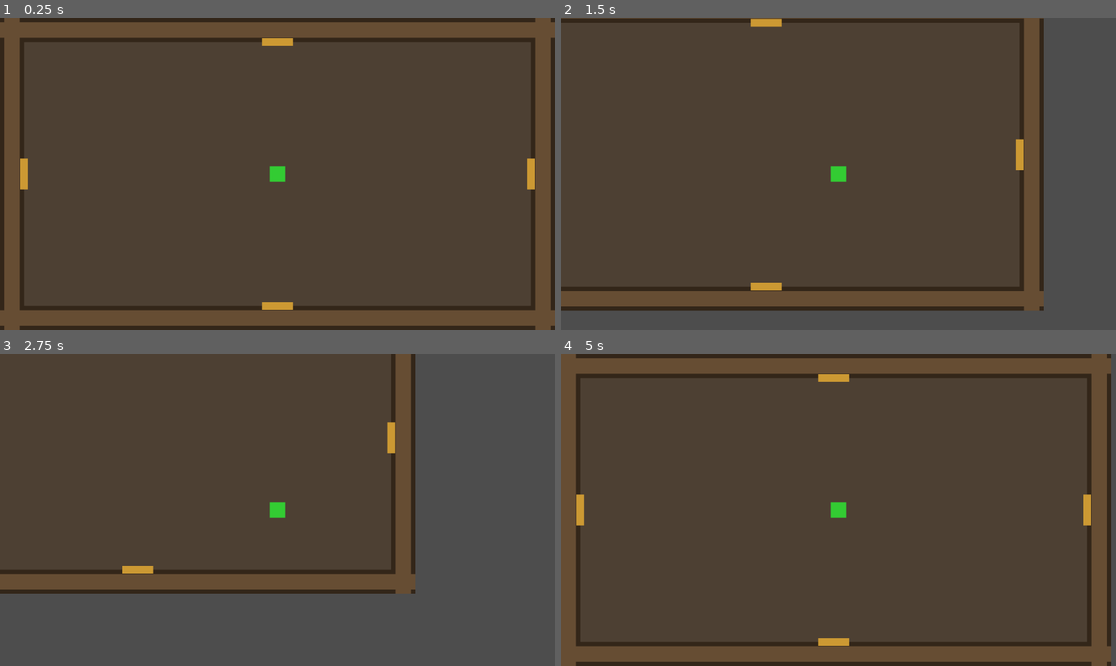
Above: before the commit, frames 1-4 (two rows, left to right).
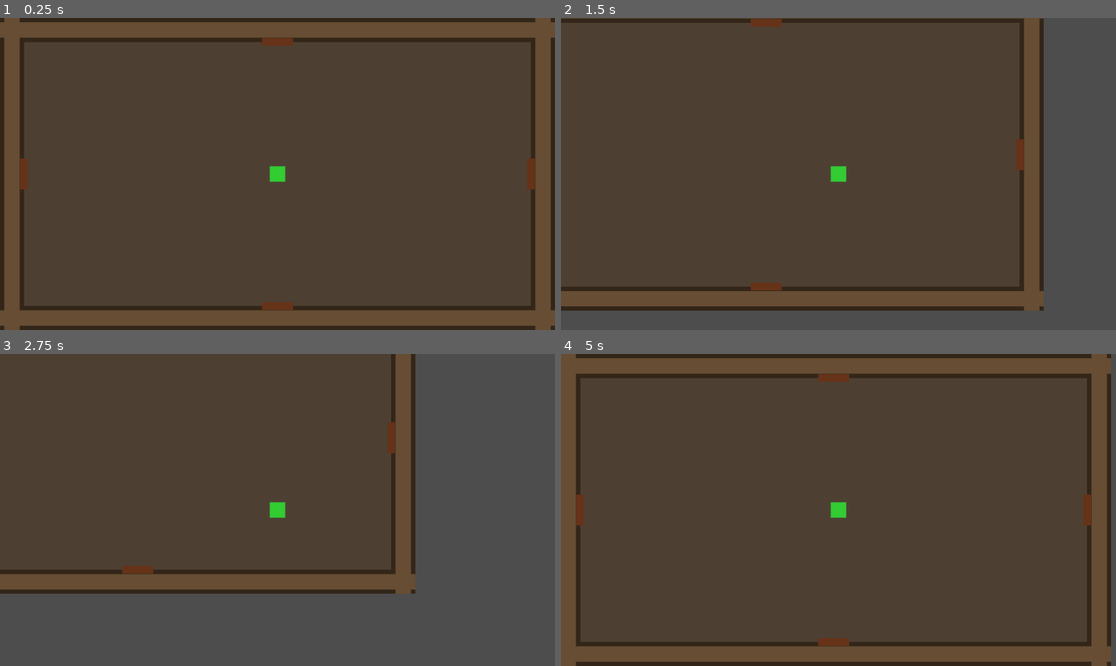
Above: after the commit, the same moments.

Repository: Jonasi-Deetens/EcoCrawler
Game: Godot game, scene res://scenes/DungeonRoom.tscn
The game is run twice, just before and just after one commit, with the same random seed, the same clock (stepped at 60 frames per second) and the same inputs. This scene is started directly instead of the project's main scene.
Inputs (mouse positions are in pixels of both pictures, inside the frame that each line leads up to):
- Up to frame 1 (0.25 s): no input
- Up to frame 2 (1.5 s): tap Enter (ui_accept) at 0.5, 0.77 s; move the mouse to (960, 158) at 0.52 s; hold Right (ui_right) 0.53-1.28 s; click (960, 158) at 0.67 s; move the mouse to (727, 189) at 1.27 s; hold Down (ui_down) from 1.28 s (still down); click (727, 189) at 1.42 s
- Up to frame 3 (2.75 s): tap Enter (ui_accept) at 1.52 s; move the mouse to (333, 441) at 2.02 s; release Down (ui_down) at 2.03 s; hold Right (ui_right) from 2.03 s (still down); click (333, 441) at 2.17 s
- Up to frame 4 (5 s): move the mouse to (810, 572) at 2.77 s; release Right (ui_right) at 2.78 s; hold Up (ui_up) 2.78-3.53 s; click (810, 572) at 2.92 s; tap Enter (ui_accept) at 3.02, 3.77, 4.52 s; move the mouse to (1005, 556) at 3.52 s; hold Left (ui_left) from 3.53 s (still down); click (1005, 556) at 3.67 s; move the mouse to (672, 463) at 4.27 s; click (672, 463) at 4.42 s

The runs differ from the first frame. In frame 1, 0.6% of the frame differs, in the area x 3-97%, y 6-94%; in frame 2, 0.4%; in frame 3, 0.3%; in frame 4, 0.6%.

Commit message:
Added collision to walls and door opening system

Diff:
--- a/scenes/DungeonRoom.tscn
+++ b/scenes/DungeonRoom.tscn
@@ -8,6 +8,18 @@
 
 [sub_resource type="RectangleShape2D" id="RectangleShape2D_1"]
 size = Vector2(32, 32)
+
+[sub_resource type="RectangleShape2D" id="RectangleShape2D_WallHorizontal"]
+size = Vector2(1152, 32)
+
+[sub_resource type="RectangleShape2D" id="RectangleShape2D_WallVertical"]
+size = Vector2(32, 648)
+
+[sub_resource type="RectangleShape2D" id="RectangleShape2D_DoorHorizontal"]
+size = Vector2(64, 16)
+
+[sub_resource type="RectangleShape2D" id="RectangleShape2D_DoorVertical"]
+size = Vector2(16, 64)
 
 [node name="DungeonRoom" type="Node2D"]
 script = ExtResource("1_0x8m3")
@@ -28,9 +40,11 @@
 
 [node name="WallTop" type="StaticBody2D" parent="Walls"]
 position = Vector2(576, 25)
+collision_layer = 2
+collision_mask = 1
 
 [node name="CollisionShape2D" type="CollisionShape2D" parent="Walls/WallTop"]
-shape = SubResource("RectangleShape2D_1")
+shape = SubResource("RectangleShape2D_WallHorizontal")
 
 [node name="ColorRect" type="ColorRect" parent="Walls/WallTop"]
 offset_left = -576.0
@@ -41,9 +55,11 @@
 
 [node name="WallBottom" type="StaticBody2D" parent="Walls"]
 position = Vector2(576, 623)
+collision_layer = 2
+collision_mask = 1
 
 [node name="CollisionShape2D2" type="CollisionShape2D" parent="Walls/WallBottom"]
-shape = SubResource("RectangleShape2D_1")
+shape = SubResource("RectangleShape2D_WallHorizontal")
 
 [node name="ColorRect2" type="ColorRect" parent="Walls/WallBottom"]
 offset_left = -576.0
@@ -54,9 +70,11 @@
 
 [node name="WallLeft" type="StaticBody2D" parent="Walls"]
 position = Vector2(25, 324)
+collision_layer = 2
+collision_mask = 1
 
 [node name="CollisionShape2D3" type="CollisionShape2D" parent="Walls/WallLeft"]
-shape = SubResource("RectangleShape2D_1")
+shape = SubResource("RectangleShape2D_WallVertical")
 
 [node name="ColorRect3" type="ColorRect" parent="Walls/WallLeft"]
 offset_left = -16.0
@@ -67,9 +85,11 @@
 
 [node name="WallRight" type="StaticBody2D" parent="Walls"]
 position = Vector2(1127, 324)
+collision_layer = 2
+collision_mask = 1
 
 [node name="CollisionShape2D4" type="CollisionShape2D" parent="Walls/WallRight"]
-shape = SubResource("RectangleShape2D_1")
+shape = SubResource("RectangleShape2D_WallVertical")
 
 [node name="ColorRect4" type="ColorRect" parent="Walls/WallRight"]
 offset_left = -16.0
@@ -80,13 +100,27 @@
 
 [node name="Exits" type="Node2D" parent="."]
 
+[node name="DoorBlockerNorth" type="StaticBody2D" parent="Exits"]
+position = Vector2(576, 50)
+collision_layer = 2
+collision_mask = 1
+
+[node name="CollisionShape2D" type="CollisionShape2D" parent="Exits/DoorBlockerNorth"]
+shape = SubResource("RectangleShape2D_1")
+
 [node name="ExitNorth" type="Area2D" parent="Exits"]
 position = Vector2(576, 50)
 script = ExtResource("4_0x8m6")
 exit_direction = "north"
+is_door_open = false
+collision_layer = 4
+collision_mask = 1
+monitoring = true
+monitorable = true
+input_pickable = true
 
 [node name="CollisionShape2D5" type="CollisionShape2D" parent="Exits/ExitNorth"]
-shape = SubResource("RectangleShape2D_1")
+shape = SubResource("RectangleShape2D_DoorHorizontal")
 
 [node name="ColorRect5" type="ColorRect" parent="Exits/ExitNorth"]
 offset_left = -32.0
@@ -95,13 +129,27 @@
 offset_bottom = 8.0
 color = Color(0.8, 0.6, 0.2, 1)
 
+[node name="DoorBlockerSouth" type="StaticBody2D" parent="Exits"]
+position = Vector2(576, 598)
+collision_layer = 2
+collision_mask = 1
+
+[node name="CollisionShape2D" type="CollisionShape2D" parent="Exits/DoorBlockerSouth"]
+shape = SubResource("RectangleShape2D_1")
+
 [node name="ExitSouth" type="Area2D" parent="Exits"]
 position = Vector2(576, 598)
 script = ExtResource("4_0x8m6")
 exit_direction = "south"
+is_door_open = false
+collision_layer = 4
+collision_mask = 1
+monitoring = true
+monitorable = true
+input_pickable = true
 
 [node name="CollisionShape2D6" type="CollisionShape2D" parent="Exits/ExitSouth"]
-shape = SubResource("RectangleShape2D_1")
+shape = SubResource("RectangleShape2D_DoorHorizontal")
 
 [node name="ColorRect6" type="ColorRect" parent="Exits/ExitSouth"]
 offset_left = -32.0
@@ -110,13 +158,24 @@
 offset_bottom = 8.0
 color = Color(0.8, 0.6, 0.2, 1)
 
+[node name="DoorBlockerEast" type="StaticBody2D" parent="Exits"]
+position = Vector2(1102, 324)
+collision_layer = 2
+collision_mask = 1
+
+[node name="CollisionShape2D" type="CollisionShape2D" parent="Exits/DoorBlockerEast"]
+shape = SubResource("RectangleShape2D_1")
+
 [node name="ExitEast" type="Area2D" parent="Exits"]
 position = Vector2(1102, 324)
 script = ExtResource("4_0x8m6")
 exit_direction = "east"
+is_door_open = false
+collision_layer = 4
+collision_mask = 1
 
 [node name="CollisionShape2D7" type="CollisionShape2D" parent="Exits/ExitEast"]
-shape = SubResource("RectangleShape2D_1")
+shape = SubResource("RectangleShape2D_DoorVertical")
 
 [node name="ColorRect7" type="ColorRect" parent="Exits/ExitEast"]
 offset_left = -8.0
@@ -125,13 +184,24 @@
 offset_bottom = 32.0
 color = Color(0.8, 0.6, 0.2, 1)
 
+[node name="DoorBlockerWest" type="StaticBody2D" parent="Exits"]
+position = Vector2(50, 324)
+collision_layer = 2
+collision_mask = 1
+
+[node name="CollisionShape2D" type="CollisionShape2D" parent="Exits/DoorBlockerWest"]
+shape = SubResource("RectangleShape2D_1")
+
 [node name="ExitWest" type="Area2D" parent="Exits"]
 position = Vector2(50, 324)
 script = ExtResource("4_0x8m6")
 exit_direction = "west"
+is_door_open = false
+collision_layer = 4
+collision_mask = 1
 
 [node name="CollisionShape2D8" type="CollisionShape2D" parent="Exits/ExitWest"]
-shape = SubResource("RectangleShape2D_1")
+shape = SubResource("RectangleShape2D_DoorVertical")
 
 [node name="ColorRect8" type="ColorRect" parent="Exits/ExitWest"]
 offset_left = -8.0
@@ -143,6 +213,8 @@
 [node name="Player" type="CharacterBody2D" parent="."]
 position = Vector2(576, 324)
 script = ExtResource("2_0x8m4")
+collision_layer = 1
+collision_mask = 6
 
 [node name="CollisionShape2D9" type="CollisionShape2D" parent="Player"]
 shape = SubResource("RectangleShape2D_1")
@@ -165,6 +237,7 @@
 anchors_preset = 15
 anchor_right = 1.0
 anchor_bottom = 1.0
+mouse_filter = 2
 script = ExtResource("5_0x8m7")
 
 [node name="RoomLabel" type="Label" parent="UI"]
--- a/scripts/DungeonRoom.gd
+++ b/scripts/DungeonRoom.gd
@@ -17,12 +17,15 @@
 	# Initialize the room
 	_update_room_display()
 
+	# Show door instructions
+	show_door_instructions()
+
 func _connect_signals():
 	"""Connect all component signals"""
-	# Connect exit signals
+	# Connect door signals
 	for exit in $Exits.get_children():
-		if exit.has_signal("exit_triggered"):
-			exit.exit_triggered.connect(_on_exit_triggered)
+		if exit.has_signal("door_toggled"):
+			exit.door_toggled.connect(_on_door_toggled)
 
 	# Connect dungeon manager signals
 	dungeon_manager.room_changed.connect(_on_room_changed)
@@ -30,8 +33,13 @@
 	# Connect UI signals
 	game_ui.back_to_menu_requested.connect(_on_back_to_menu_requested)
 
-func _on_exit_triggered(direction: String):
-	"""Handle exit trigger from ExitHandler"""
+func _on_door_toggled(direction: String, is_open: bool):
+	"""Handle door toggle from ExitHandler"""
+	print("Door ", direction, " is now ", "OPEN" if is_open else "CLOSED")
+	# Could add ecosystem effects here later
+
+func handle_exit(direction: String):
+	"""Handle exit request from ExitHandler (only if door is open)"""
 	if can_teleport and dungeon_manager.change_room(direction):
 		# Disable teleporting temporarily
 		can_teleport = false
@@ -54,6 +62,15 @@
 	var room_number = dungeon_manager.get_room_number()
 	game_ui.update_room_label(room_number)
 
+func show_door_instructions():
+	"""Show instructions for door interaction"""
+	print("=== DOOR INSTRUCTIONS ===")
+	print("• Click on the golden door areas to open/close them")
+	print("• Only open doors allow room transitions")
+	print("• Closed doors are dark brown, open doors are golden yellow")
+	print("• You cannot walk through walls (brown areas)")
+	print("========================")
+
 func _on_back_to_menu_requested():
 	"""Handle back to menu request from GameUI"""
 	print("Returning to menu...")
@@ -63,3 +80,30 @@
 func _input(event):
 	if event.is_action_pressed("ui_cancel"):
 		_on_back_to_menu_requested()
+
+	# Handle door clicking manually since Area2D input_event isn't working
+	if event is InputEventMouseButton and event.pressed and event.button_index == MOUSE_BUTTON_LEFT:
+		var mouse_pos = get_global_mouse_position()
+		print("DungeonRoom: Mouse click detected at: ", event.position)
+		print("Global mouse position: ", mouse_pos)
+
+		# Check each door area manually
+		for exit in $Exits.get_children():
+			if exit is Area2D and exit.has_method("toggle_door"):
+				var exit_pos = exit.global_position
+				var distance = mouse_pos.distance_to(exit_pos)
+				print("Distance to ", exit.exit_direction, " door: ", distance)
+
+				# Check if click is within door area (rough bounds)
+				var in_door_area = false
+				if exit.exit_direction in ["north", "south"]:
+					# Horizontal doors: 64x16
+					in_door_area = abs(mouse_pos.x - exit_pos.x) <= 32 and abs(mouse_pos.y - exit_pos.y) <= 8
+				else:
+					# Vertical doors: 16x64
+					in_door_area = abs(mouse_pos.x - exit_pos.x) <= 8 and abs(mouse_pos.y - exit_pos.y) <= 32
+
+				if in_door_area:
+					print("Manual door click detected on ", exit.exit_direction, " door!")
+					exit.toggle_door()
+					break
--- a/scripts/ExitHandler.gd
+++ b/scripts/ExitHandler.gd
@@ -1,18 +1,130 @@
 extends Area2D
 
-# ExitHandler - handles only exit detection and triggers
-# Single responsibility: Exit collision detection
-
-signal exit_triggered(direction: String)
+# Exit Handler - Manages door states and transitions
+# Single responsibility: Handle door interactions and room transitions
+# Area2D: Player detection and room transitions
+# StaticBody2D sibling: Physical blocking when door is closed
 
 @export var exit_direction: String = "north"
+@export var is_door_open: bool = false
+
+@onready var door_visual: ColorRect
+@onready var door_blocker: StaticBody2D  # The physical blocker
+
+signal door_toggled(direction: String, is_open: bool)
 
 func _ready():
-	# Connect the body_entered signal
+	print("ExitHandler ", exit_direction, " _ready() called")
+
+	# Find the ColorRect child (door visual)
+	for child in get_children():
+		if child is ColorRect:
+			door_visual = child
+			door_visual.mouse_filter = Control.MOUSE_FILTER_IGNORE  # Don't block input
+			print("Found door visual: ", child.name)
+			break
+
+	# Find the StaticBody2D sibling (door blocker)
+	var parent_node = get_parent()
+	for sibling in parent_node.get_children():
+		if sibling != self and sibling is StaticBody2D and sibling.name.contains(exit_direction.capitalize()):
+			door_blocker = sibling
+			print("Found door blocker: ", sibling.name)
+			break
+
+	# Enable input monitoring for mouse clicks
+	input_pickable = true
+	monitoring = true  # Enable body detection
+
+	# Connect input event signal
+	input_event.connect(_on_input_event)
+
+	# Connect body entered signal for room transitions
 	body_entered.connect(_on_body_entered)
 
+	# Set initial door state
+	_update_door_visual()
+	_update_door_blocking()
+
+	print("ExitHandler ", exit_direction, " initialized - input_pickable: ", input_pickable)
+	print("Area2D global position: ", global_position)
+	print("Area2D collision shape info:")
+	for child in get_children():
+		if child is CollisionShape2D:
+			print("  CollisionShape2D: ", child.name, " - disabled: ", child.disabled)
+			if child.shape:
+				print("  Shape size: ", child.shape.size)
+
+func _on_input_event(_viewport, event, _shape_idx):
+	"""Handle mouse input on door"""
+	print("Input event received on ", exit_direction, " door: ", event)
+	if event is InputEventMouseButton and event.pressed and event.button_index == MOUSE_BUTTON_LEFT:
+		print("Left click detected on ", exit_direction, " door!")
+		toggle_door()
+
+func _input(event):
+	"""Alternative input handling - check if mouse is over this area"""
+	if event is InputEventMouseButton and event.pressed and event.button_index == MOUSE_BUTTON_LEFT:
+		var space_state = get_world_2d().direct_space_state
+		var query = PhysicsPointQueryParameters2D.new()
+		query.position = get_global_mouse_position()
+		query.collision_mask = collision_layer  # Check if mouse is over this area
+
+		var result = space_state.intersect_point(query)
+		for body in result:
+			if body.collider == self:
+				print("Alternative input method - Left click detected on ", exit_direction, " door!")
+				toggle_door()
+				break
+
 func _on_body_entered(body: Node2D):
-	# Only trigger if the player entered the exit
-	if body.has_method("get_class") and body.get_class() == "CharacterBody2D":
-		print("Player entered ", exit_direction, " exit")
-		exit_triggered.emit(exit_direction)
+	"""Handle player entering door area"""
+	if body.name == "Player" and is_door_open:
+		# Only allow transition if door is open
+		print("Player entering ", exit_direction, " door")
+		# Get the DungeonManager and change room
+		var dungeon_manager = body.get_parent().get_node("DungeonManager")
+		if dungeon_manager.change_room(exit_direction):
+			print("Room transition successful to ", exit_direction)
+			# Move player to new spawn position
+			var spawn_pos = dungeon_manager.get_spawn_position(exit_direction)
+			body.position = spawn_pos
+			print("Player moved to spawn position: ", spawn_pos)
+		else:
+			print("No room available in ", exit_direction, " direction")
+
+func toggle_door():
+	"""Toggle door open/closed state"""
+	is_door_open = !is_door_open
+	print("Door ", exit_direction, " toggled to: ", "OPEN" if is_door_open else "CLOSED")
+
+	_update_door_visual()
+	_update_door_blocking()
+	door_toggled.emit(exit_direction, is_door_open)
+
+func _update_door_visual():
+	"""Update door visual appearance based on state"""
+	if door_visual:
+		if is_door_open:
+			door_visual.color = Color(0.8, 0.6, 0.2, 1)  # Golden yellow for open
+		else:
+			door_visual.color = Color(0.4, 0.2, 0.1, 1)  # Dark brown for closed
+	else:
+		print("Warning: door_visual is null for ", exit_direction, " exit")
+
+func _update_door_blocking():
+	"""Update door physical blocking based on state"""
+	if door_blocker:
+		# Enable collision when door is closed, disable when open
+		for child in door_blocker.get_children():
+			if child is CollisionShape2D:
+				child.disabled = is_door_open  # disabled = true when door is open
+				print("Door blocker collision ", "disabled" if is_door_open else "enabled", " for ", exit_direction)
+	else:
+		print("Warning: door_blocker is null for ", exit_direction, " exit")
+
+func set_door_state(open: bool):
+	"""Set door state externally"""
+	is_door_open = open
+	_update_door_visual()
+	_update_door_blocking()
--- a/scripts/GameUI.gd
+++ b/scripts/GameUI.gd
@@ -1,21 +1,27 @@
 extends Control
 
-# GameUI - handles only UI updates and interactions
-# Single responsibility: UI management
-
-signal back_to_menu_requested
+# GameUI - Manages UI elements in the dungeon
+# Single responsibility: UI management and user feedback
 
 @onready var room_label: Label = $RoomLabel
 @onready var back_button: Button = $BackButton
 
+signal back_to_menu_requested
+
 func _ready():
-	# Connect UI button signals
+	# Connect button signals
 	back_button.pressed.connect(_on_back_button_pressed)
 
 func update_room_label(room_number: String):
-	"""Update the room label with the current room number"""
+	"""Update the room label with current room number"""
 	room_label.text = "Room " + room_number
 
 func _on_back_button_pressed():
 	"""Handle back button press"""
 	back_to_menu_requested.emit()
+
+# Add door instructions to the UI
+func show_door_instructions():
+	"""Show instructions for door interaction"""
+	# Could add a temporary label or tooltip here
+	print("Tip: Click on doors to open/close them!")
Not shown: 1 places in scenes/DungeonRoom.tscn that only renumber resources
